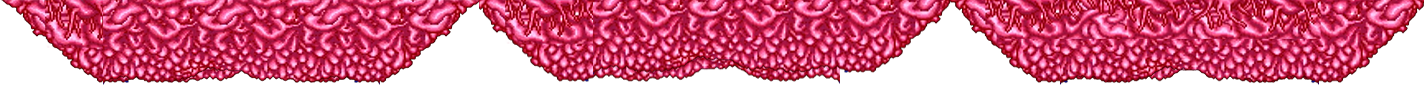
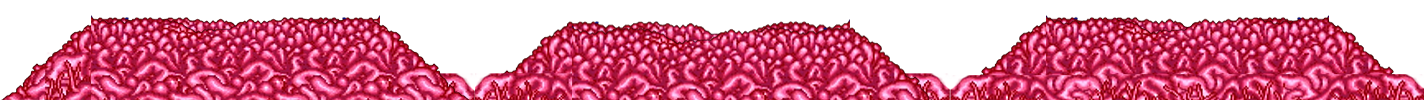
Before/after of a 1425×100 layered artwork. What changed in the layer stack:
added layer "2 copy 2" in group "3" over [1089, 74, 1424, 100]
painted on "2" (1st of 4, in "3") over [950, 0, 1321, 100]
painted on "1 copy" over [1046, 0, 1424, 100]
painted on "1" (1st of 4, in "3") over [948, 0, 1329, 100]
painted on "1 copy 2" over [572, 0, 954, 100]
added layer "2 copy" in group "2" over [615, 73, 950, 100]
painted on "2" (3rd of 4, in "2") over [472, 0, 840, 100]
painted on "1" (2nd of 4, in "2") over [469, 0, 850, 100]
painted on "1 copy 3" over [91, 0, 482, 100]
added layer "2 copy 3" in group "1" over [140, 73, 475, 100]
painted on "2" (4th of 4, in "1") over [45, 0, 380, 100]
painted on "1" (4th of 4, in "1") over [1, 0, 380, 100]
